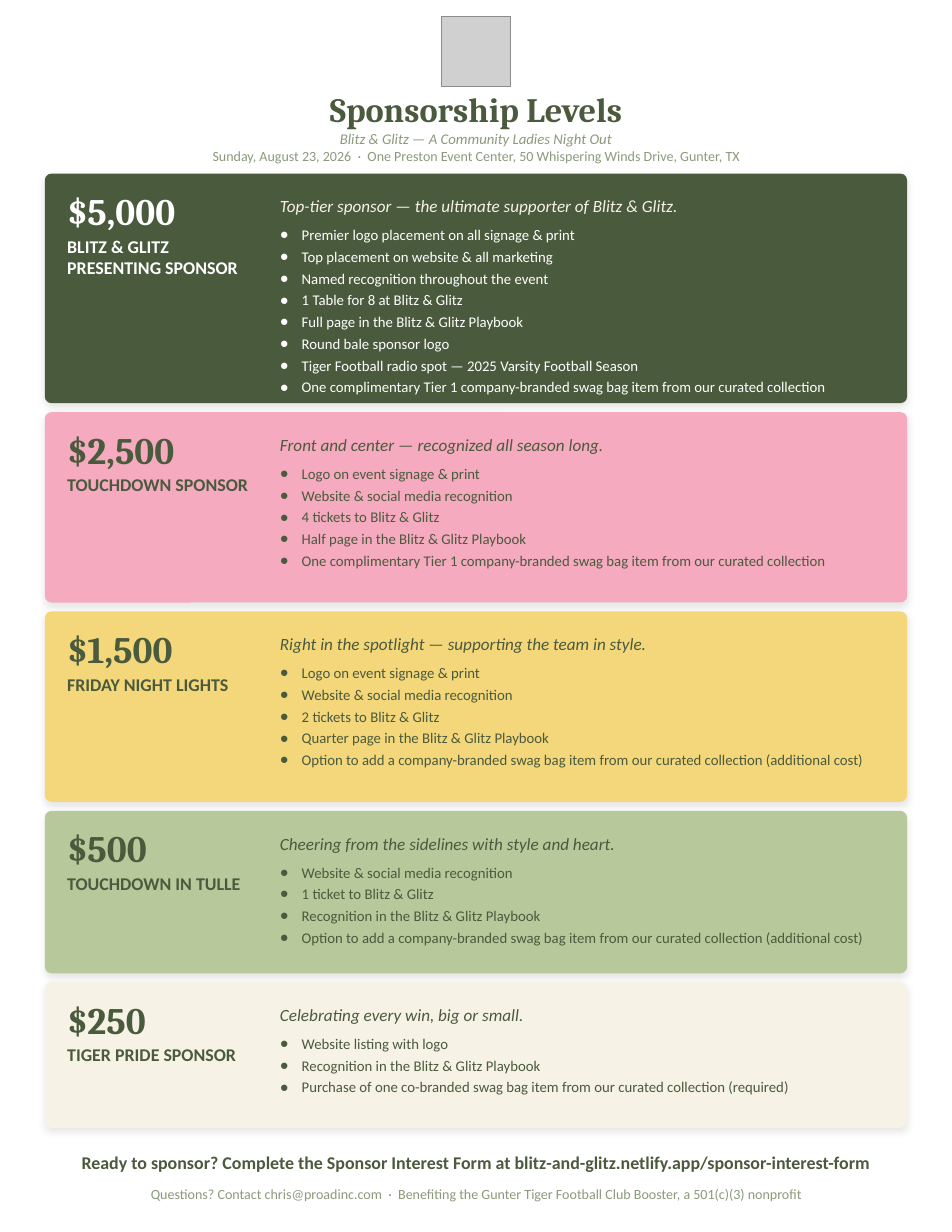
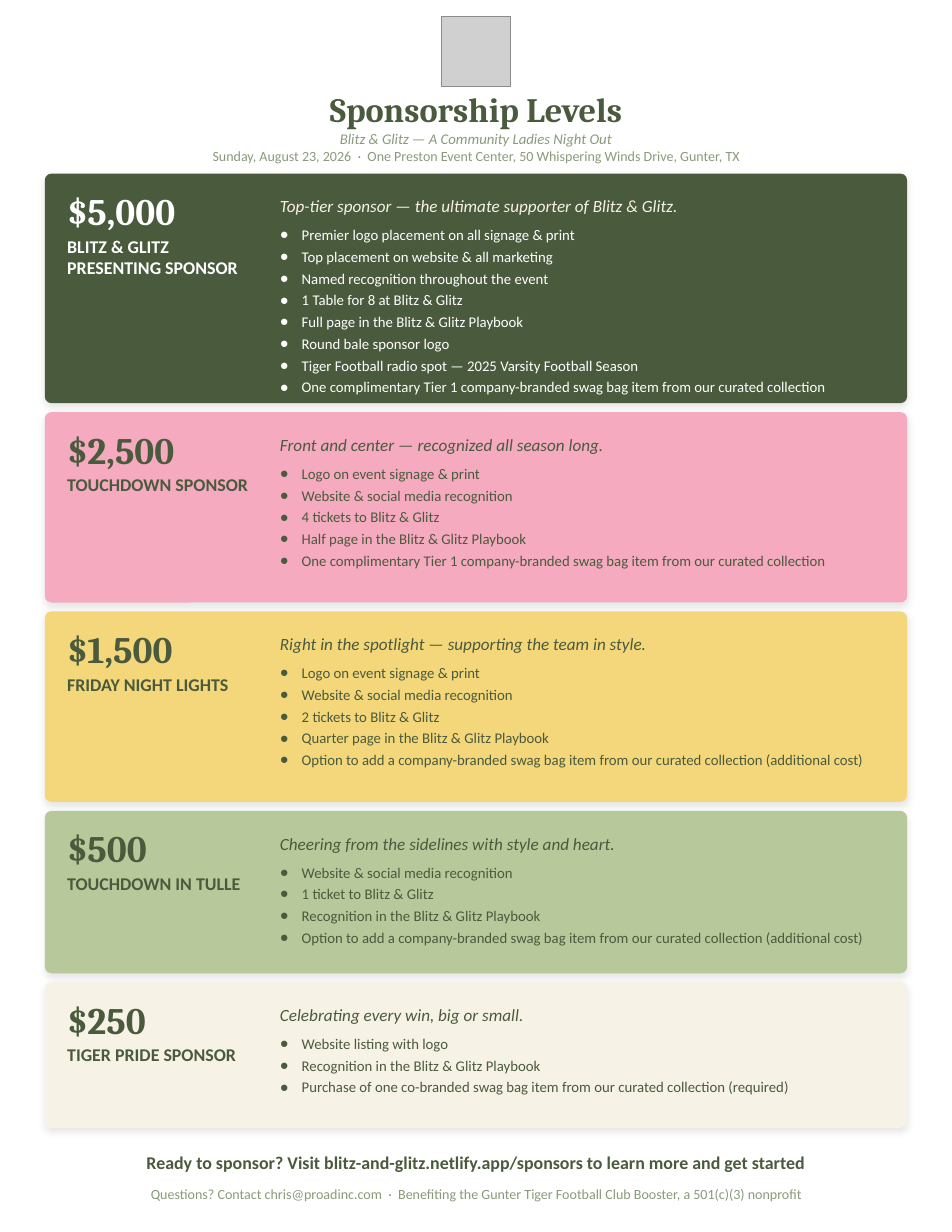
Before and after one commit to cczielinski/blitz-and-glitz-hub, a slide deck: slide 1 of Blitz-and-Glitz_Sponsorship-Flyer.pptx. Drawn at 952x1232 pixels with LibreOffice and Linux fonts; fonts in the diff are those of the drawing; grey boxes stand for pictures. Boxes give left, top, right and bottom in pixels: in the first picture for what was removed or moved away, otherwise in the second. Text is boxed around its words. In the diff, an @@ line names an element or a change of style, - is before the commit and + after.

Commit message:
Point flyer CTA to Sponsors page instead of form

```diff
--- a/Blitz-and-Glitz_Sponsorship-Flyer.pptx
+++ b/Blitz-and-Glitz_Sponsorship-Flyer.pptx
@@ text at <box>146,1156,805,1172</box>: text changed @@
-Ready to sponsor? Complete the Sponsor Interest Form at blitz-and-glitz.netlify.app/sponsor-interest-form
+Ready to sponsor? Visit blitz-and-glitz.netlify.app/sponsors to learn more and get started
```
Also in this commit, not shown: 1 other file.
